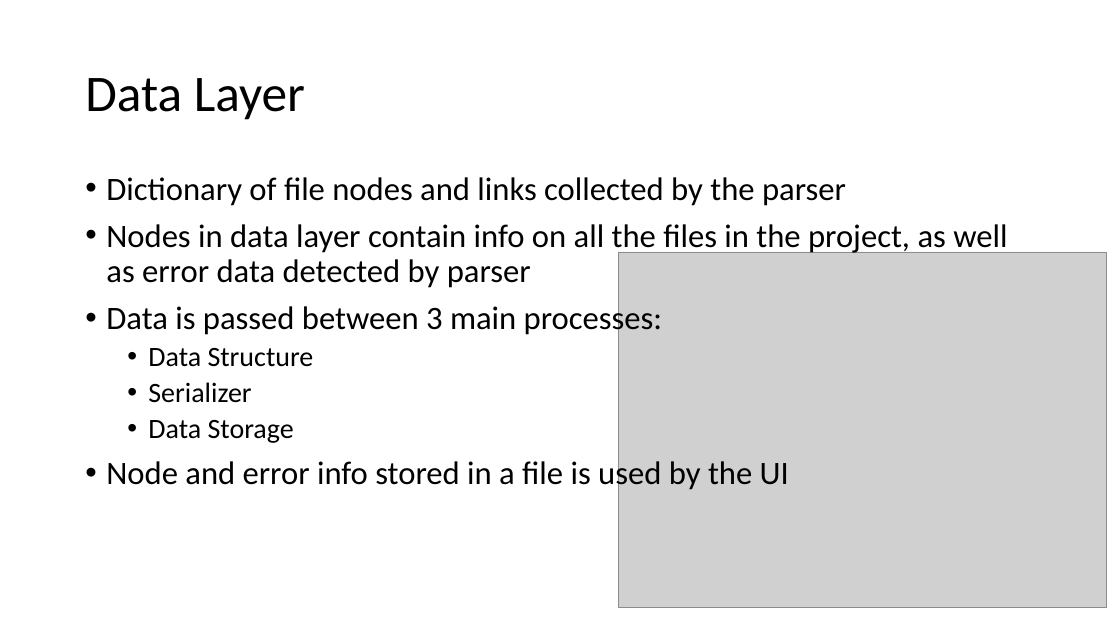
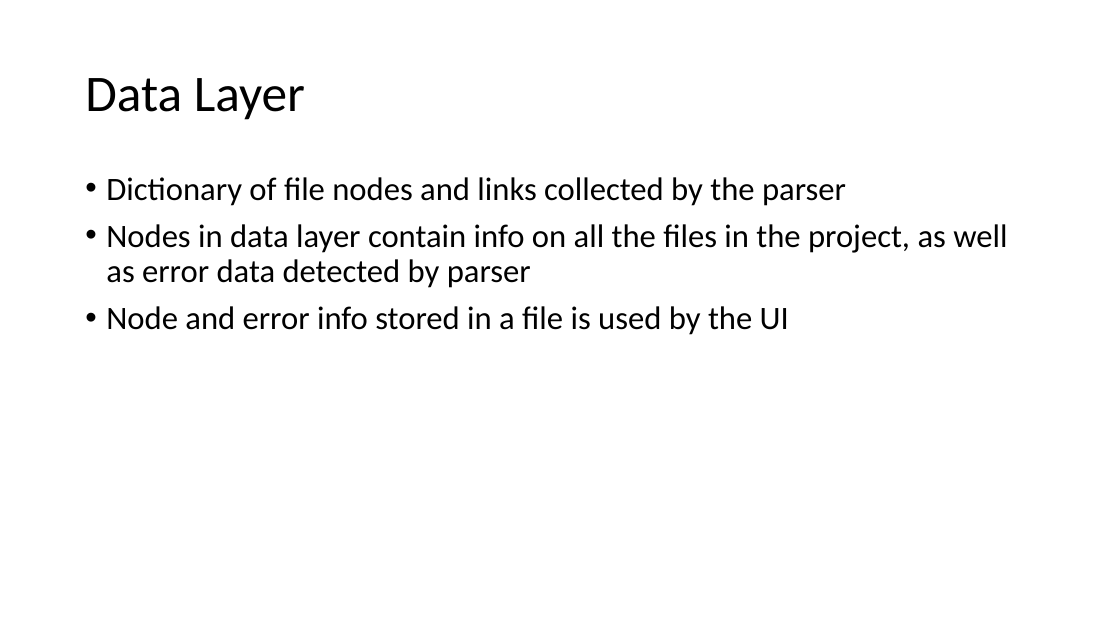
Before and after one commit to slichlyter12/Postal, a slide deck: slide 30 of ProgressReportMidWinter/Progress-Report-MidWinter-team38.pptx (slide 19 before the commit). Drawn at 1120x630 pixels with LibreOffice and Linux fonts; fonts in the diff are those of the drawing; grey boxes stand for pictures. Boxes give left, top, right and bottom in pixels: in the first picture for what was removed or moved away, otherwise in the second. Text is boxed around its words. In the diff, an @@ line names an element or a change of style, - is before the commit and + after.

```diff
--- a/ProgressReportMidWinter/Progress-Report-MidWinter-team38.pptx
+++ b/ProgressReportMidWinter/Progress-Report-MidWinter-team38.pptx
@@ picture removed at box(619, 252, 1107, 607) @@
@@ text at box(106, 302, 662, 443): paragraphs removed @@
-• Data is passed between 3 main processes:
-  • Data Structure
-  • Serializer
-  • Data Storage
```
Also in this commit, not shown: 13 other slides changed, 16 slides added, 6 slides removed.
